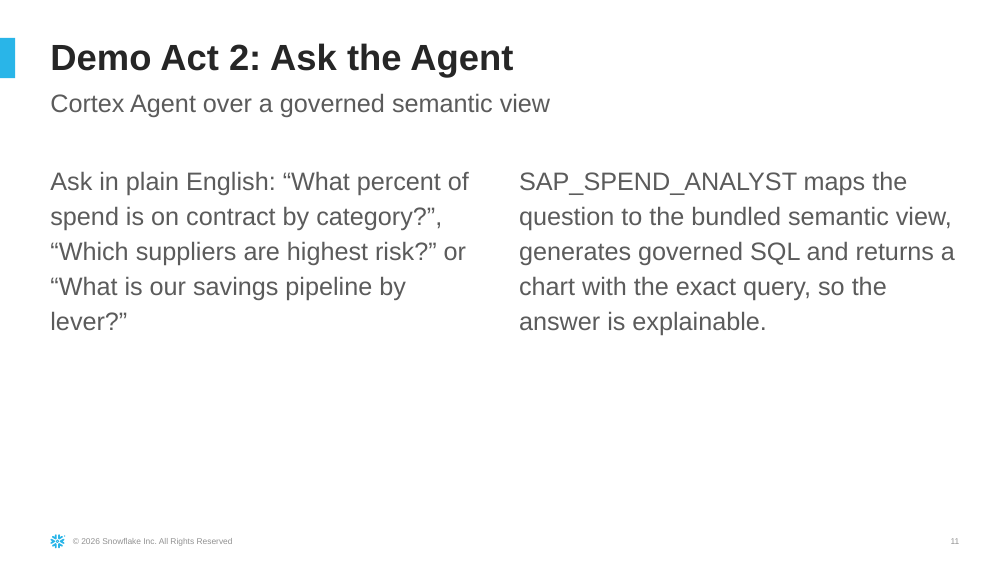
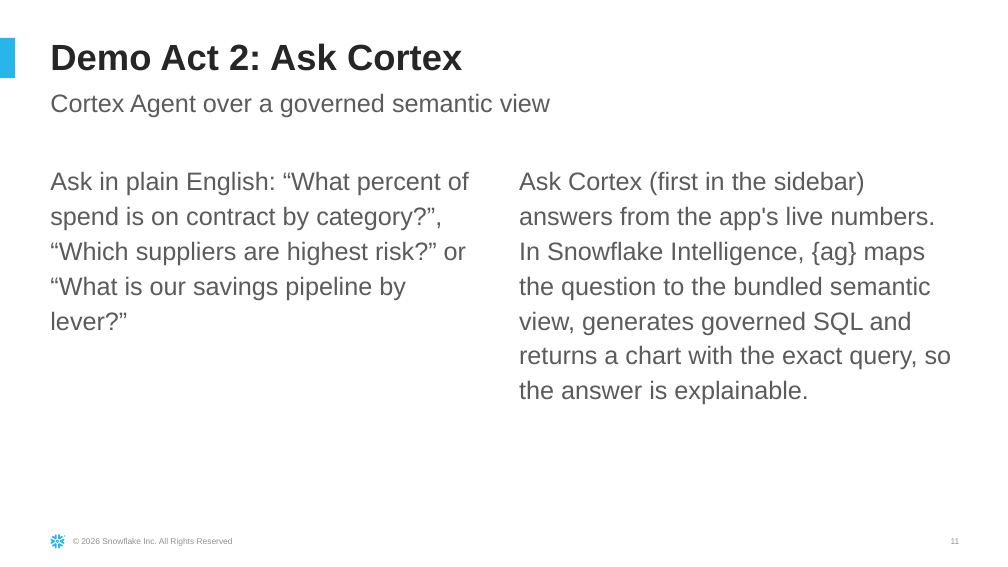
Before and after one commit to sfc-gh-dfreriks/sap-bdc-spend-360, a slide deck: slide 11 of docs/SAP_Spend_360_Demo_Guide.pptx. Drawn at 1008x567 pixels with LibreOffice and Linux fonts; fonts in the diff are those of the drawing. Boxes give left, top, right and bottom in pixels: in the first picture for what was removed or moved away, otherwise in the second. Text is boxed around its words. In the diff, an @@ line names an element or a change of style, - is before the commit and + after.

Commit message:
Regenerate presales docs for new nav; fix kit tooling
Rebuild the docx/pptx outputs and screenshots for the Ask Cortex first /
Executive Dashboard layout, and fix kit generators that still read the removed
analyst page or the old first-page assumption.

Generated with [Snowflake CoCo](https://docs.snowflake.com/en/user-guide/cortex-code/cortex-code)

```diff
--- a/docs/SAP_Spend_360_Demo_Guide.pptx
+++ b/docs/SAP_Spend_360_Demo_Guide.pptx
@@ title at (50,43,462,71): text changed @@
-Demo Act 2: Ask the Agent
+Demo Act 2: Ask Cortex
@@ text at (519,171,952,404): text changed @@
-SAP_SPEND_ANALYST maps the question to the bundled semantic view, generates governed SQL and returns a chart with the exact query, so the answer is explainable.
+Ask Cortex (first in the sidebar) answers from the app's live numbers. In Snowflake Intelligence, {ag} maps the question to the bundled semantic view, generates governed SQL and returns a chart with the exact query, so the answer is explainable.
```
Also in this commit, not shown: 3 other slides changed, 3 other files.
